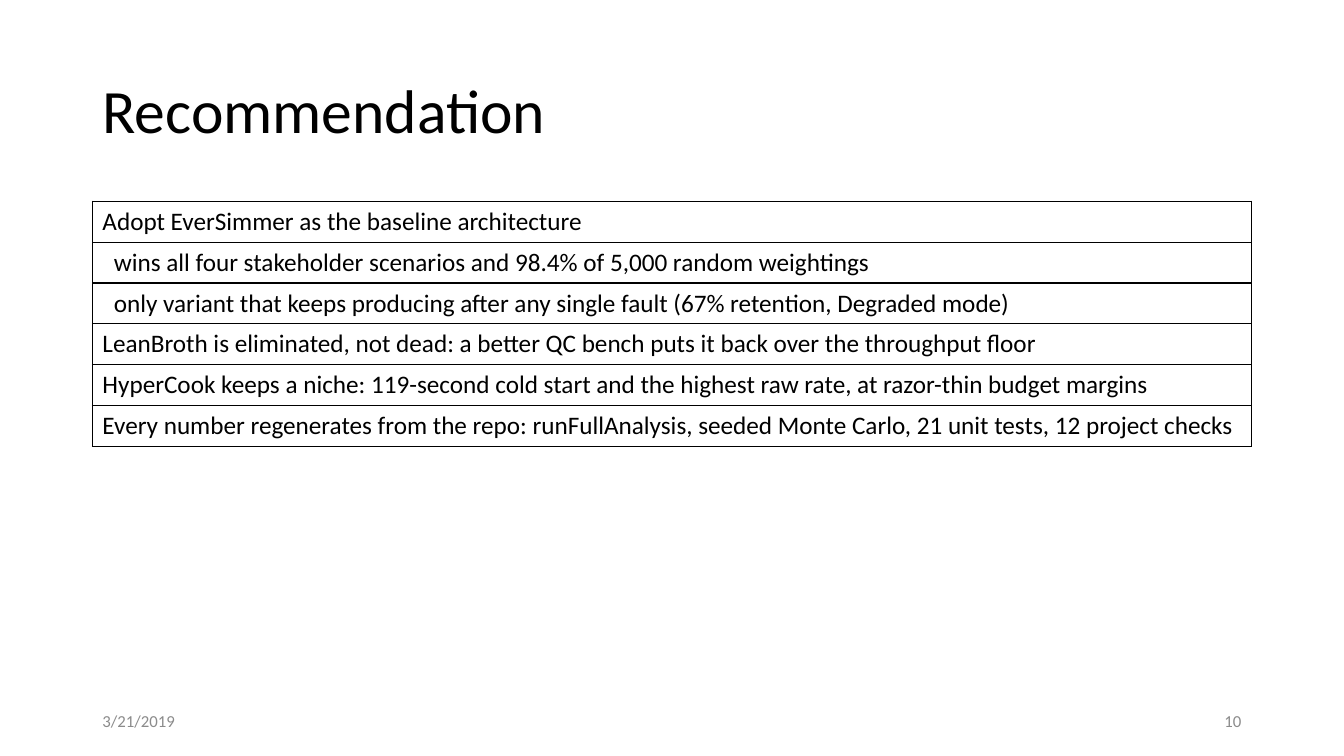
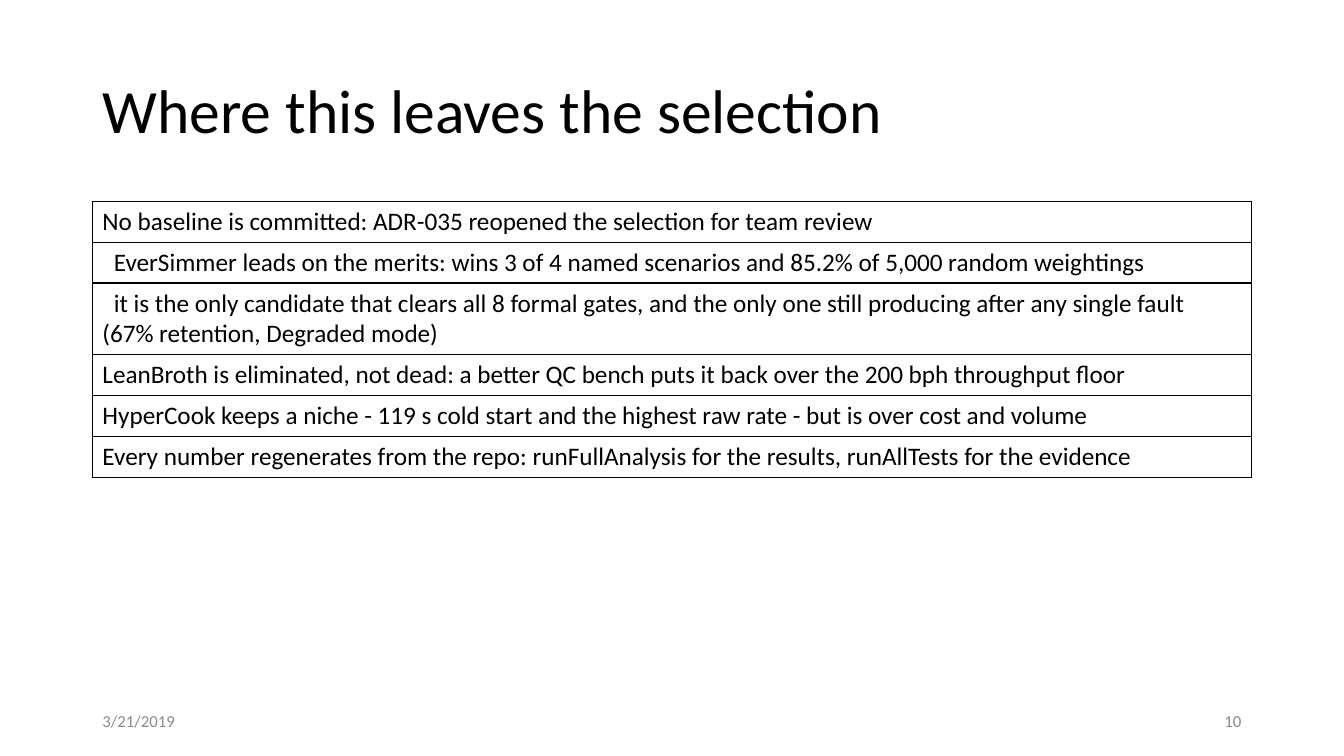
Before and after one commit to mathworks/system-composer-rflp-reference-example, a slide deck: slide 10 of docs/deliverables/GalacticSoupTradeDeck.pptx. Drawn at 1344x756 pixels with LibreOffice and Linux fonts; fonts in the diff are those of the drawing. Boxes give left, top, right and bottom in pixels: in the first picture for what was removed or moved away, otherwise in the second. Text is boxed around its words. In the diff, an @@ line names an element or a change of style, - is before the commit and + after.

```diff
--- a/docs/deliverables/GalacticSoupTradeDeck.pptx
+++ b/docs/deliverables/GalacticSoupTradeDeck.pptx
@@ title at bbox=[102, 90, 881, 134]: text changed @@
-Recommendation
+Where this leaves the selection
@@ table at bbox=[93, 202, 1252, 682] @@
-row 1, column 1: Adopt EverSimmer as the baseline architecture
+row 1, column 1: No baseline is committed: ADR-035 reopened the selection for team review
-row 2, column 1: wins all four stakeholder scenarios and 98.4% of 5,000 random weightings
+row 2, column 1: EverSimmer leads on the merits: wins 3 of 4 named scenarios and 85.2% of 5,000 random weightings
-row 3, column 1: only variant that keeps producing after any single fault (67% retention, Degraded mode)
+row 3, column 1: it is the only candidate that clears all 8 formal gates, and the only one still producing after any single fault (67% retention, Degraded mode)
-row 4, column 1: LeanBroth is eliminated, not dead: a better QC bench puts it back over the throughput floor
+row 4, column 1: LeanBroth is eliminated, not dead: a better QC bench puts it back over the 200 bph throughput floor
-row 5, column 1: HyperCook keeps a niche: 119-second cold start and the highest raw rate, at razor-thin budget margins
+row 5, column 1: HyperCook keeps a niche - 119 s cold start and the highest raw rate - but is over cost and volume
-row 6, column 1: Every number regenerates from the repo: runFullAnalysis, seeded Monte Carlo, 21 unit tests, 12 project checks
+row 6, column 1: Every number regenerates from the repo: runFullAnalysis for the results, runAllTests for the evidence
```
Also in this commit, not shown: 5 other slides changed, 5 other files.
